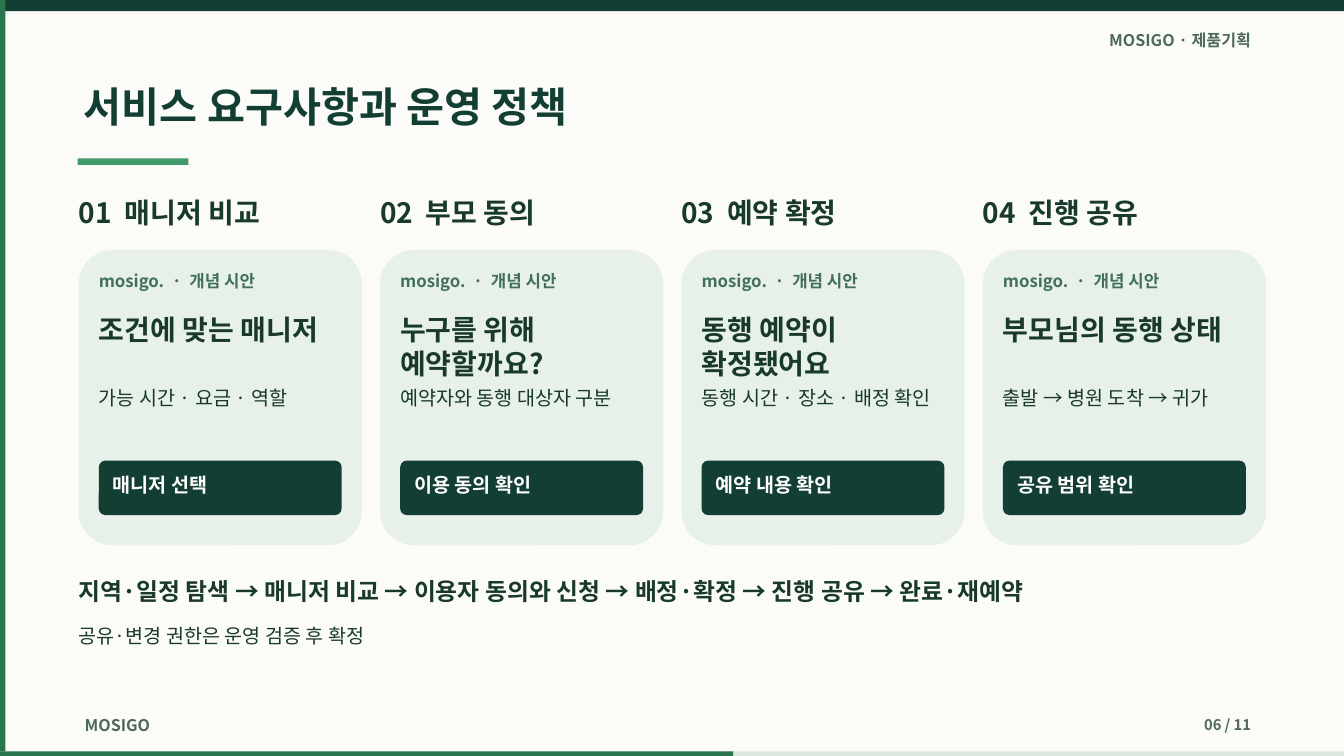
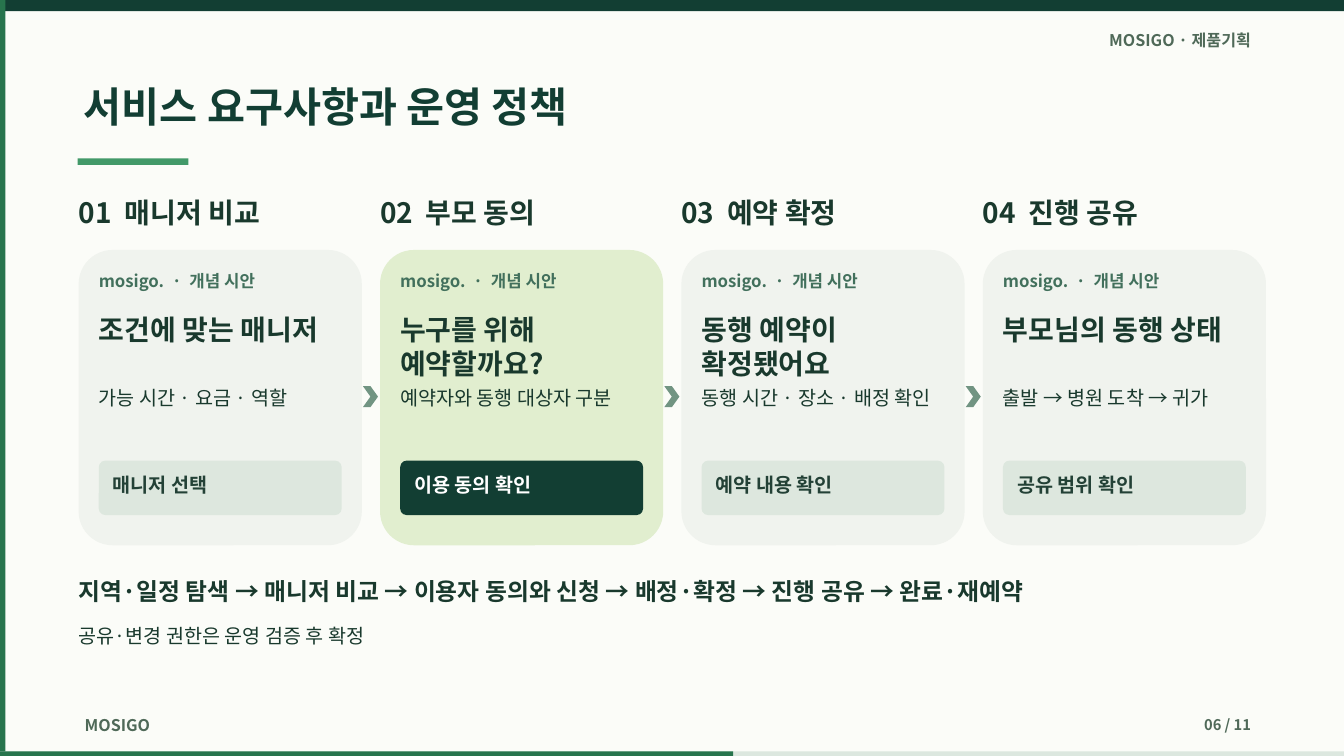
Before and after one commit to dohyunkimmm/mosigo-case-study, a slide deck: slide 6 of downloads/mosigo_report.pptx. Drawn at 1344x756 pixels with LibreOffice and Linux fonts; fonts in the diff are those of the drawing. Boxes give left, top, right and bottom in pixels: in the first picture for what was removed or moved away, otherwise in the second. Text is boxed around its words. In the diff, an @@ line names an element or a change of style, - is before the commit and + after.

```diff
--- a/downloads/mosigo_report.pptx
+++ b/downloads/mosigo_report.pptx
@@ rounded rectangle at box(380, 250, 663, 545): fill #E7F1E9 to #E1EECF @@
@@ fill #E7F1E9 to #F0F3EE in 3 elements at box(79, 250, 362, 545), box(682, 250, 965, 545), box(983, 250, 1266, 545) @@
@@ chevron added at box(363, 386, 378, 407), fill #719482 @@
@@ chevron added at box(664, 386, 680, 407), fill #719482 @@
@@ chevron added at box(966, 386, 981, 407), fill #719482 @@
@@ fill #123E33 to #DDE7DE in 3 elements at box(99, 461, 342, 515), box(702, 461, 945, 515), box(1003, 461, 1246, 515) @@
@@ text colour #FFFFFF to #234136 in 3 elements at box(113, 475, 207, 494), box(716, 475, 833, 494), box(1017, 475, 1134, 494) @@
```
Also in this commit, not shown: 2 other slides changed, 11 other files.
